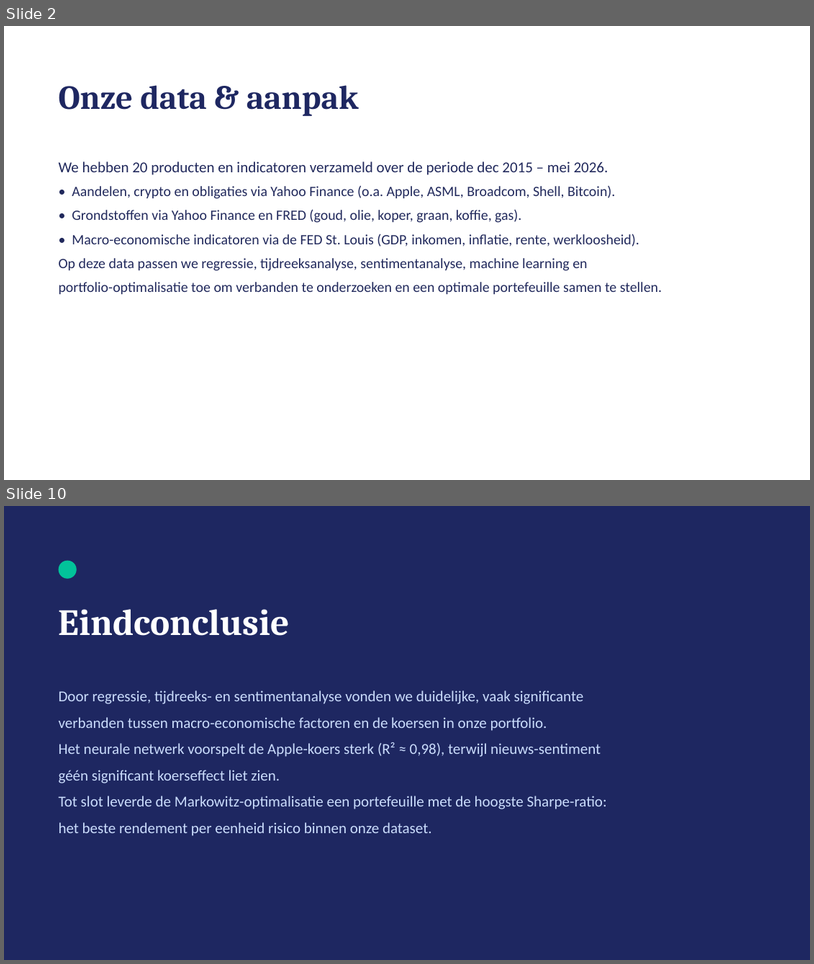
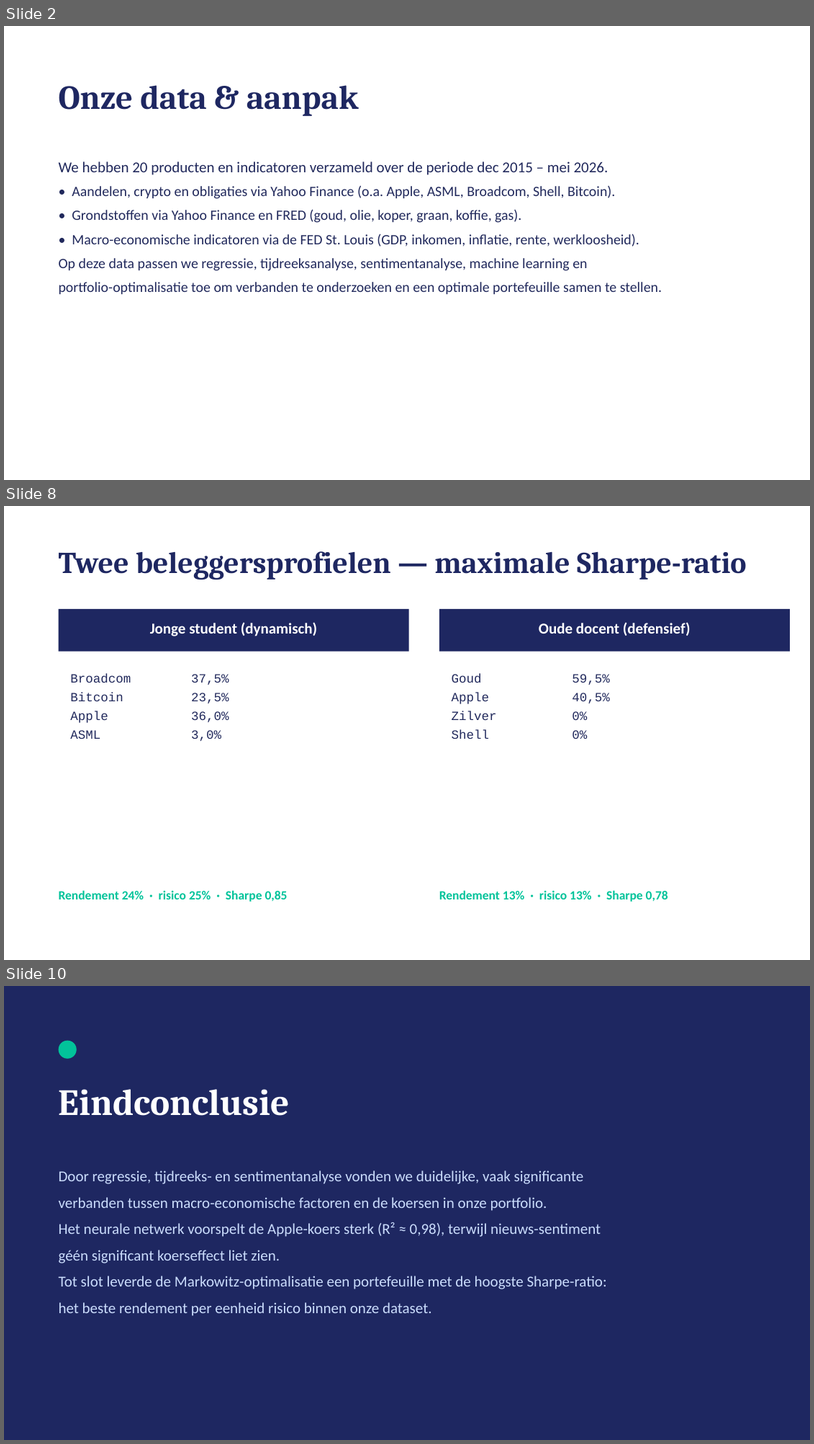
Before and after one commit to michaelraykuster-spec/Werkplaats-2-opdracht-Groep-3, a slide deck: Werkplaats2_Groep3_Eindpresentatie.pptx. Shown one above the other, each under a label of ours: slides 2 and 10 before the commit, slides 2, 8 and 10 after it; the slides between them are not shown. The pictures are 814x964 and 814x1444 pixels, drawn with LibreOffice and Linux fonts; fonts in the diff are those of the drawing. Boxes give left, top, right and bottom in pixels: in the first picture for what was removed or moved away, otherwise in the second. Text is boxed around its words. In the diff, an @@ line names an element or a change of style, - is before the commit and + after.

```diff
--- a/Werkplaats2_Groep3_Eindpresentatie.pptx
+++ b/Werkplaats2_Groep3_Eindpresentatie.pptx
@@ slide 8 added at [4, 506, 810, 960], background #FFFFFF @@
@@ text added at [59, 551, 747, 580], 36 pt, text #1E2761, bold @@
+Twee beleggersprofielen — maximale Sharpe-ratio
@@ rectangle added at [59, 609, 409, 651], fill #1E2761 @@
@@ rectangle added at [440, 609, 790, 651], fill #1E2761 @@
@@ text added at [150, 622, 317, 636], 18 pt, text #FFFFFF, bold @@
+Jonge student (dynamisch)
@@ text added at [539, 622, 691, 636], 18 pt, text #FFFFFF, bold @@
+Oude docent (defensief)
@@ text added at [70, 674, 229, 741], 15 pt, text #21295C @@
+Broadcom 37,5%
+Bitcoin 23,5%
+Apple 36,0%
+ASML 3,0%
@@ text added at [452, 674, 610, 739], 15 pt, text #21295C @@
+Goud 59,5%
+Apple 40,5%
+Zilver 0%
+Shell 0%
@@ text added at [59, 890, 288, 901], 15 pt, text #02C39A, bold @@
+Rendement 24% · risico 25% · Sharpe 0,85
@@ text added at [440, 890, 669, 901], 15 pt, text #02C39A, bold @@
+Rendement 13% · risico 13% · Sharpe 0,78
```
Also in this commit, not shown: 6 other slides added, 7 slides removed.
